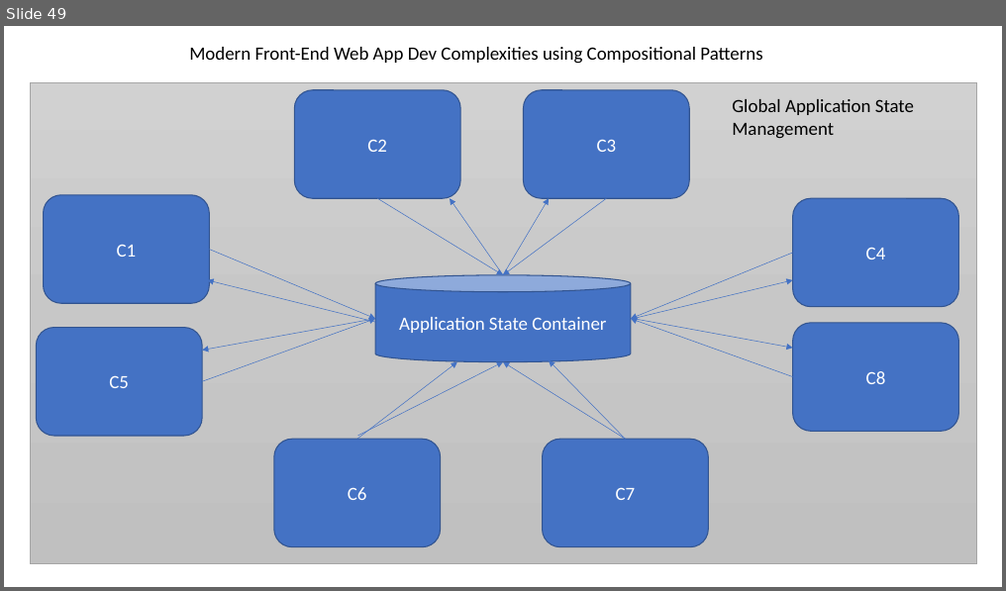
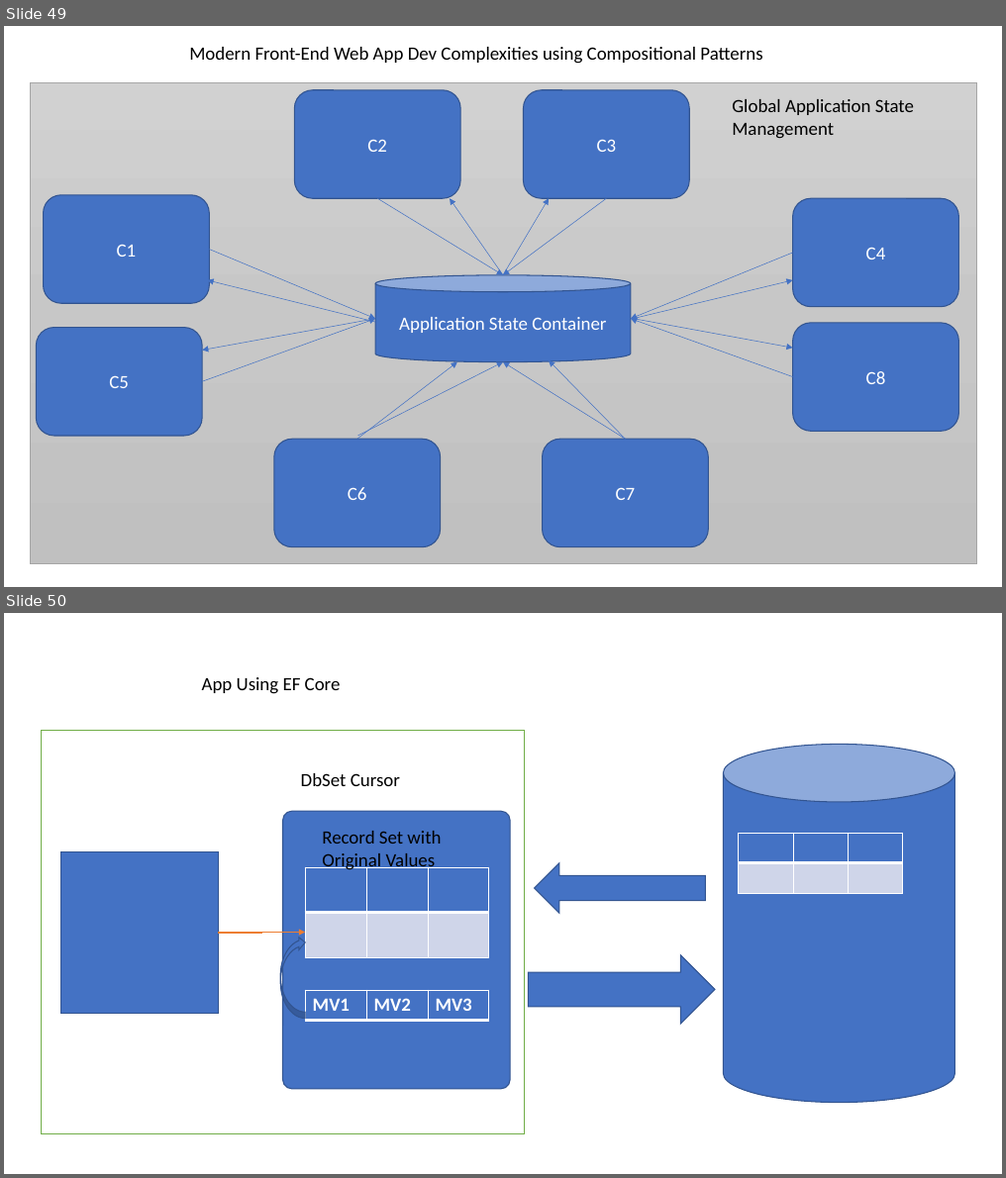
Before and after one commit to maheshsabnis/blazemarch2021, a slide deck: SpotPPTs.pptx. Shown one above the other, each under a label of ours: slide 49 before the commit, slides 49 and 50 after it. The pictures are 1006x591 and 1006x1178 pixels, drawn with LibreOffice and Linux fonts; fonts in the diff are those of the drawing. Boxes give left, top, right and bottom in pixels: in the first picture for what was removed or moved away, otherwise in the second. Text is boxed around its words. In the diff, an @@ line names an element or a change of style, - is before the commit and + after.

```diff
--- a/SpotPPTs.pptx
+++ b/SpotPPTs.pptx
@@ slide 50 added at [4, 613, 1002, 1174], background #FFFFFF @@
@@ text added at [202, 677, 341, 694], 18 pt, text #000000 @@
+App Using EF Core
@@ rectangle added at [41, 731, 525, 1134], fill #FFFFFF, outline #70AD47 1 pt @@
@@ cylinder added at [724, 744, 955, 1103], fill #4472C4, outline #325491 1 pt @@
@@ text added at [301, 773, 400, 786], 18 pt, text #000000 @@
+DbSet Cursor
@@ rounded rectangle added at [282, 811, 510, 1089], fill #4472C4, outline #325491 1 pt @@
@@ text added at [322, 831, 441, 871], 18 pt, text #000000 @@
+Record Set with Original Values
@@ table added at [739, 833, 902, 894], 2 rows, 3 columns @@
+ |  | 
+ |  | 
@@ rectangle added at [60, 853, 218, 1014], fill #4472C4, outline #325491 1 pt @@
@@ table added at [305, 867, 489, 958], 2 rows, 3 columns @@
+ |  | 
+ |  | 
@@ left arrow added at [535, 863, 706, 913], fill #4472C4, outline #325491 1 pt @@
@@ elbow arrow added from (218, 933) to (305, 933), #ED7D31 1.5 pt @@
@@ curved right arrow added at [280, 937, 305, 1019], fill #4472C4, outline #325491 1 pt @@
@@ right arrow added at [528, 956, 715, 1024], fill #4472C4, outline #325491 1 pt @@
@@ table added at [305, 990, 489, 1021], 1 rows, 3 columns @@
+MV1 | MV2 | MV3
```
Also in this commit, not shown: 13 other files.
